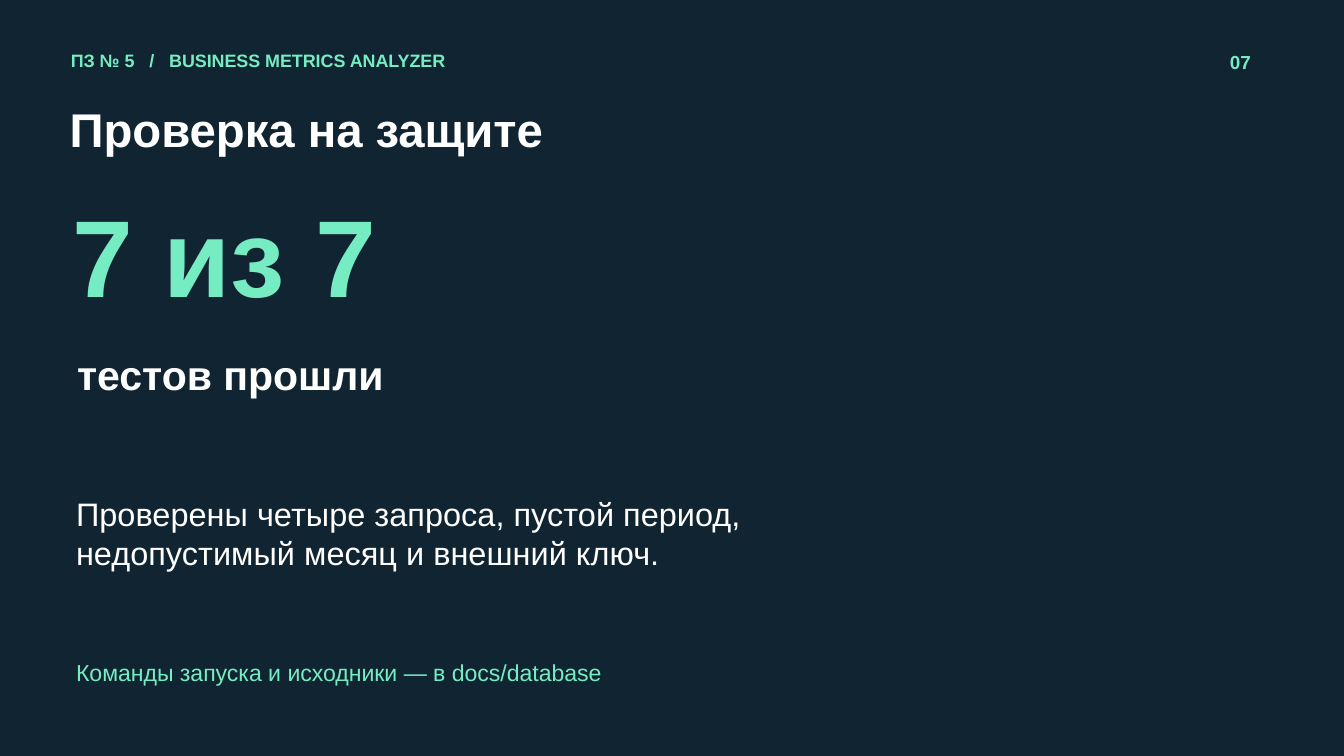
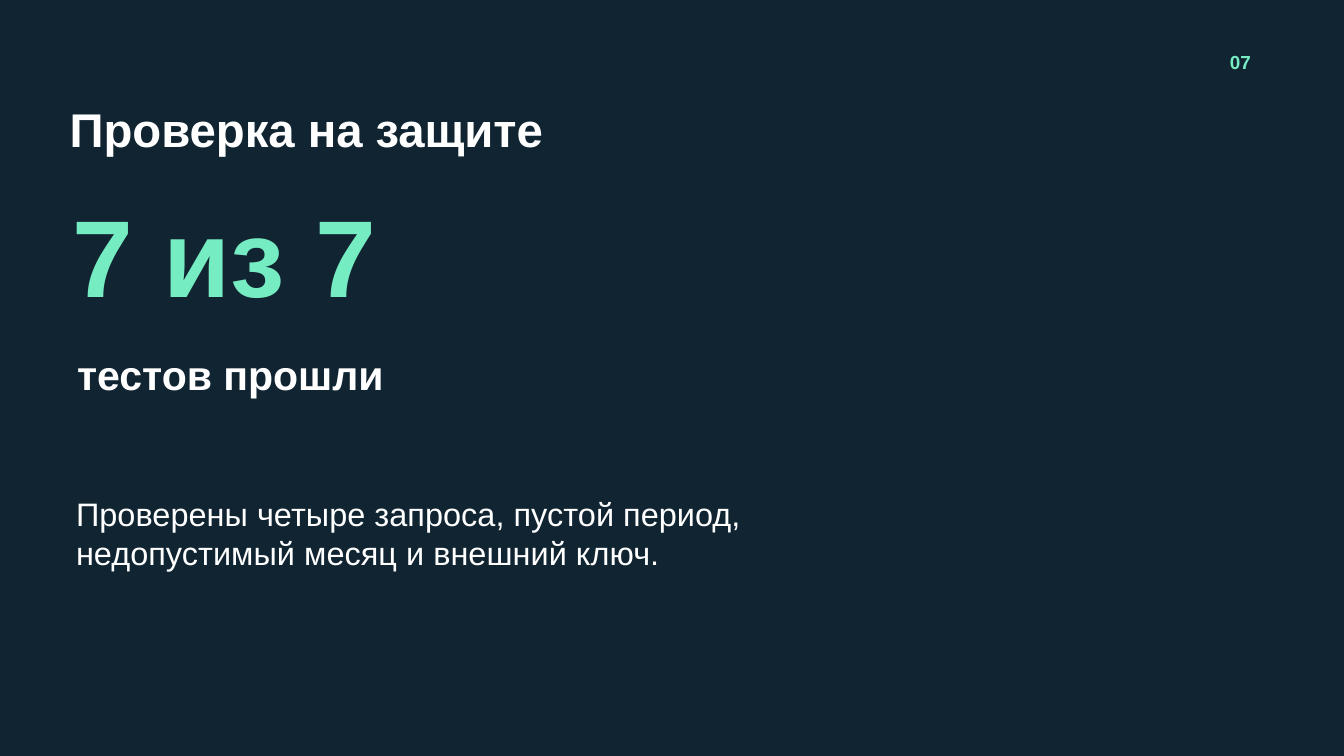
Before and after one commit to ravaaaa1/business-metrics-analyzer, a slide deck: slide 7 of docs/database/presentation.pptx. Drawn at 1344x756 pixels with LibreOffice and Linux fonts; fonts in the diff are those of the drawing. Boxes give left, top, right and bottom in pixels: in the first picture for what was removed or moved away, otherwise in the second. Text is boxed around its words. In the diff, an @@ line names an element or a change of style, - is before the commit and + after.

Commit message:
docs: simplify PZ05 presentation headers

```diff
--- a/docs/database/presentation.pptx
+++ b/docs/database/presentation.pptx
@@ text removed at bbox=[71, 54, 446, 67] @@
-ПЗ № 5 / BUSINESS METRICS ANALYZER
@@ text removed at bbox=[76, 664, 602, 686] @@
-Команды запуска и исходники — в docs/database
```
Also in this commit, not shown: 5 other slides changed, 1 other file.
